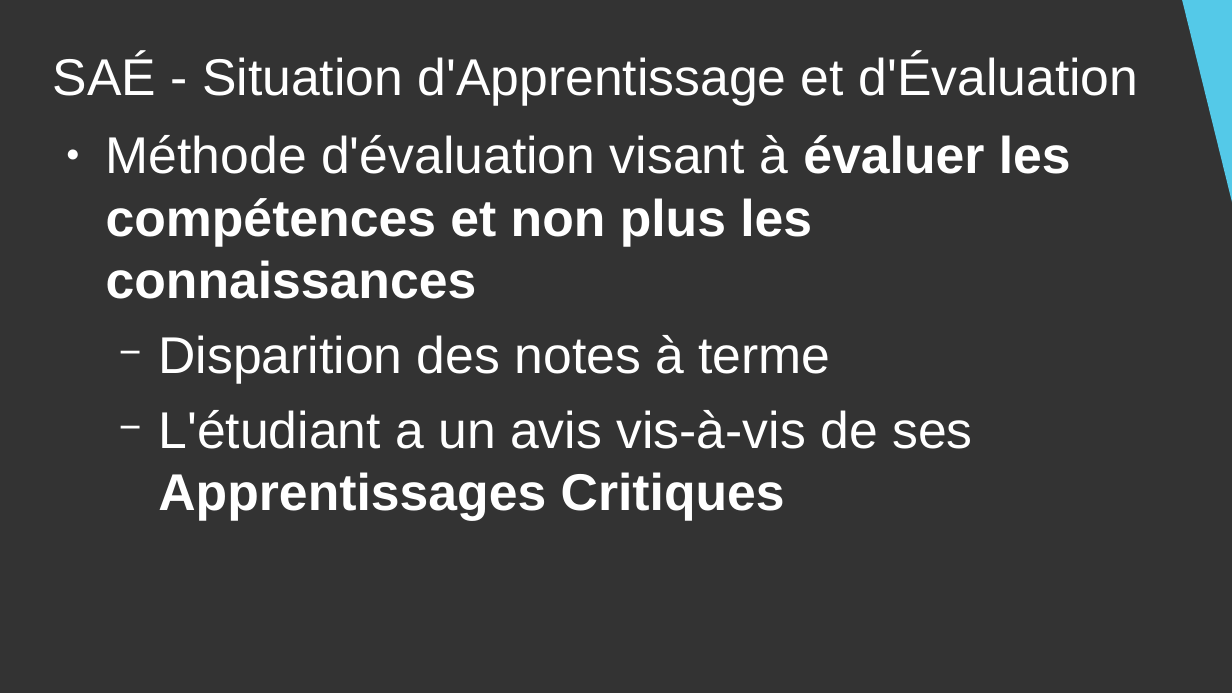
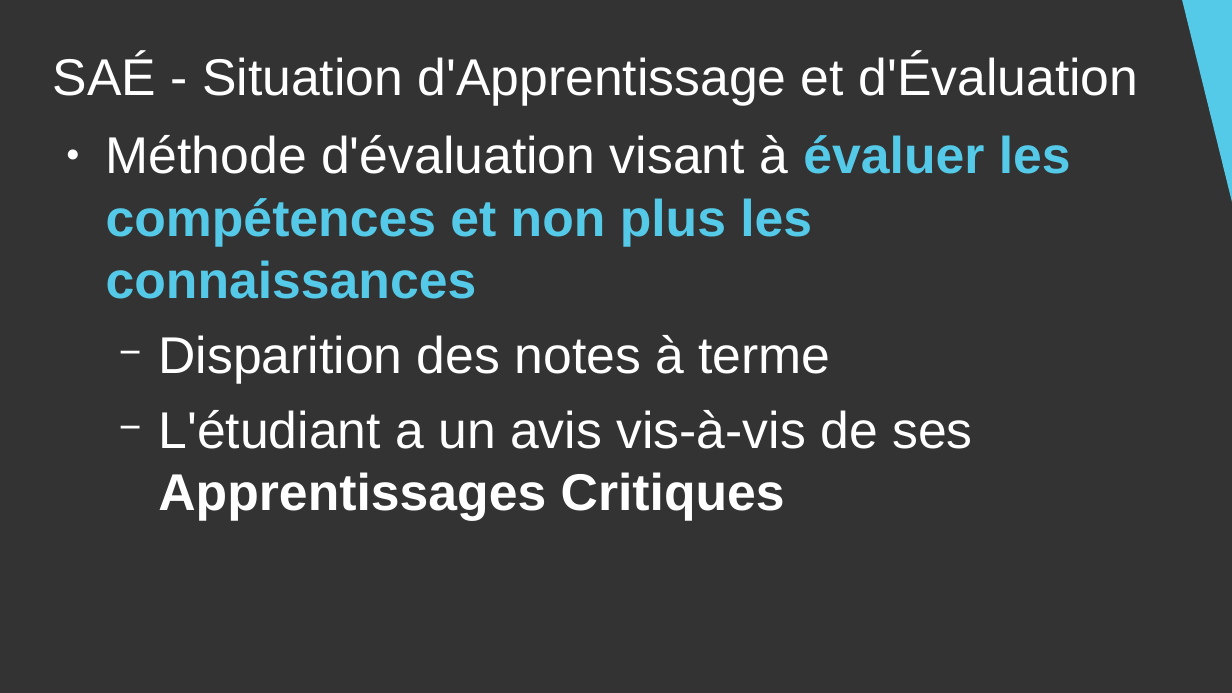
Before and after one commit to DanYellow/cours, a slide deck: slide 14 of presentation-formation-mmi/presentation.odp. Drawn at 1232x693 pixels with LibreOffice and Linux fonts; fonts in the diff are those of the drawing. Boxes give left, top, right and bottom in pixels: in the first picture for what was removed or moved away, otherwise in the second. Text is boxed around its words. In the diff, an @@ line names an element or a change of style, - is before the commit and + after.

```diff
--- a/presentation-formation-mmi/presentation.odp
+++ b/presentation-formation-mmi/presentation.odp
@@ text at (106,135,1071,299): text colour #FFFFFF to #54C9E8 in "évaluer les compétences et non plus les ..." @@
```
Also in this commit, not shown: 6 other slides changed, 10 other files.
